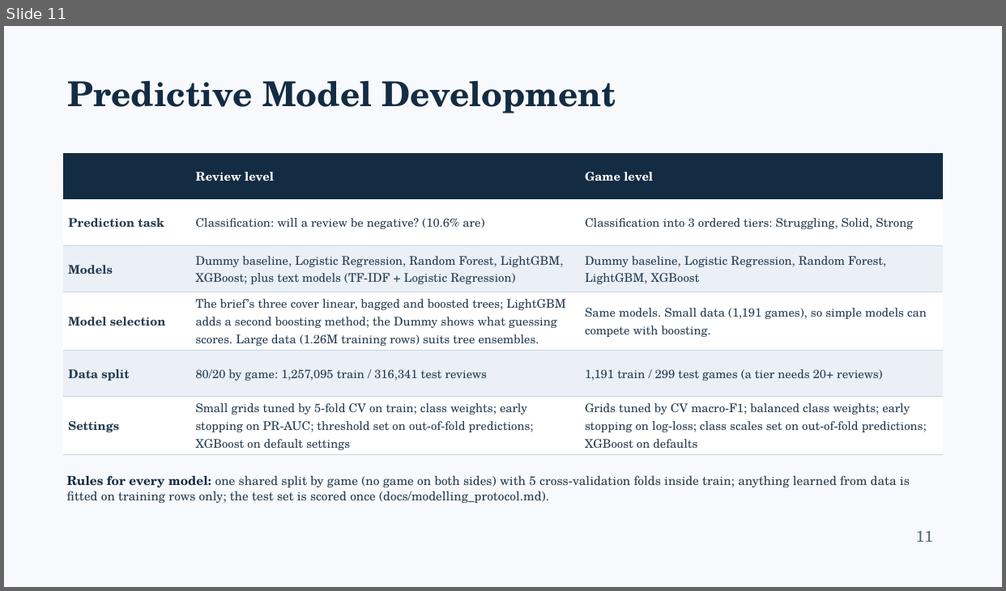
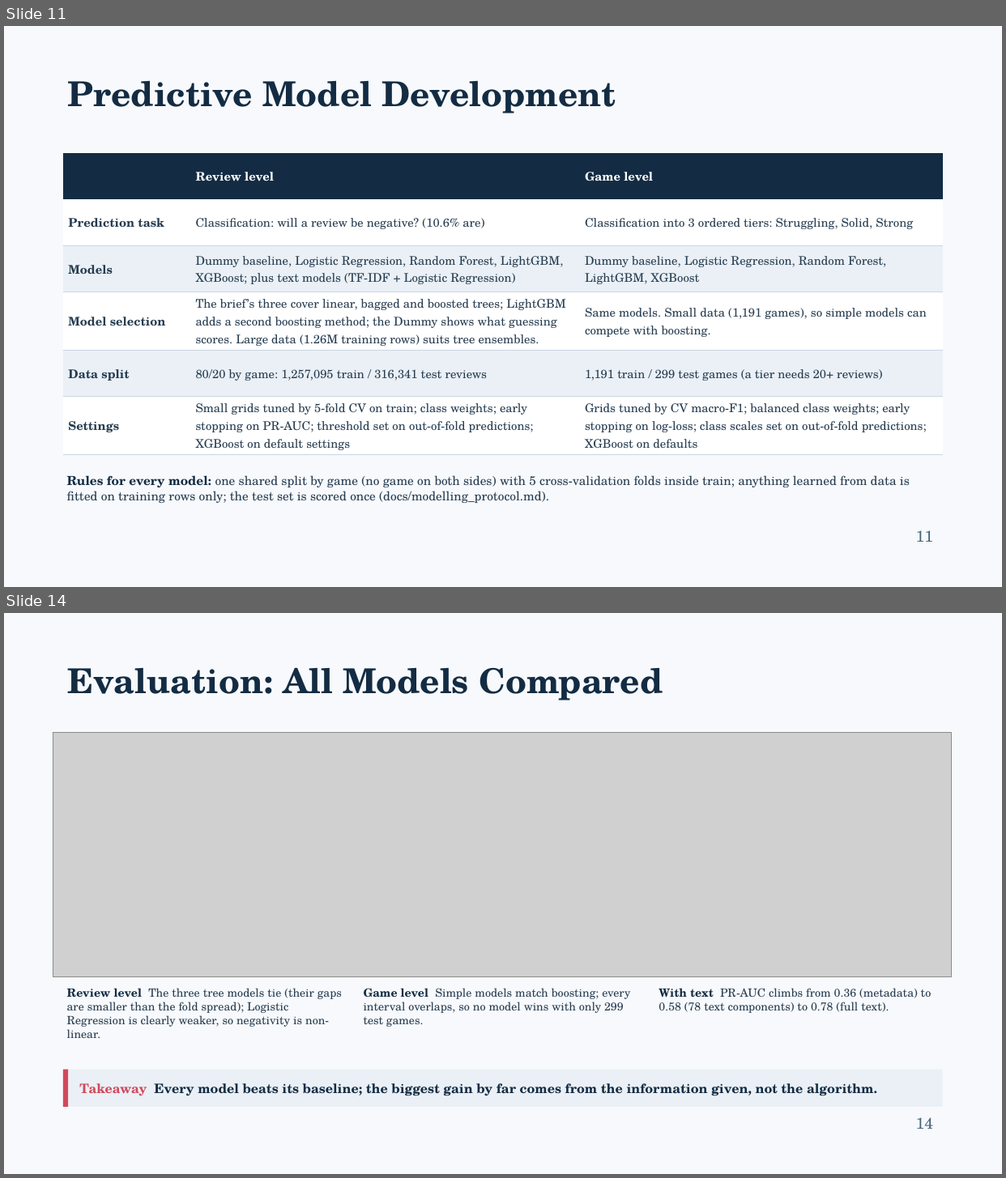
Before and after one commit to Shan713/IndieGuard, a slide deck: slides/review1.pptx. Shown one above the other, each under a label of ours: slide 11 before the commit, slides 11 and 14 after it; the slides between them are not shown. The pictures are 1006x591 and 1006x1178 pixels, drawn with LibreOffice and Linux fonts; fonts in the diff are those of the drawing; grey boxes stand for pictures. Boxes give left, top, right and bottom in pixels: in the first picture for what was removed or moved away, otherwise in the second. Text is boxed around its words. In the diff, an @@ line names an element or a change of style, - is before the commit and + after.

Commit message:
Add text-model test detail (accuracy, confusion matrix) and three evaluation slides

```diff
--- a/slides/review1.pptx
+++ b/slides/review1.pptx
@@ slide 14 added at (4,613,1002,1174), background #F7F9FC @@
@@ text added at (67,667,663,700), 33 pt, text #132C43, bold @@
+Evaluation: All Models Compared
@@ picture added at (53,733,952,977) @@
@@ text added at (67,988,342,1038), 11 pt, text #263C50 @@
+Review level The three tree models tie (their gaps are smaller than the fold spread); Logistic Regression is clearly weaker, so negativity is non-linear.
@@ text added at (364,988,630,1027), 11 pt, text #263C50 @@
+Game level Simple models match boosting; every interval overlaps, so no model wins with only 299 test games.
@@ text added at (658,988,931,1013), 11 pt, text #263C50 @@
+With text PR-AUC climbs from 0.36 (metadata) to 0.58 (78 text components) to 0.78 (full text).
@@ rectangle added at (63,1070,68,1107), fill #D1495B @@
@@ rectangle added at (68,1070,943,1107), fill #EAF0F6, 12.5 pt, text #132C43, bold @@
+Takeaway Every model beats its baseline; the biggest gain by far comes from the information given, not the algorithm.
@@ text added at (916,1118,933,1129), 15 pt, text #48677E @@
+14
```
Also in this commit, not shown: 3 slides changed, 2 other slides added, 3 other files.
